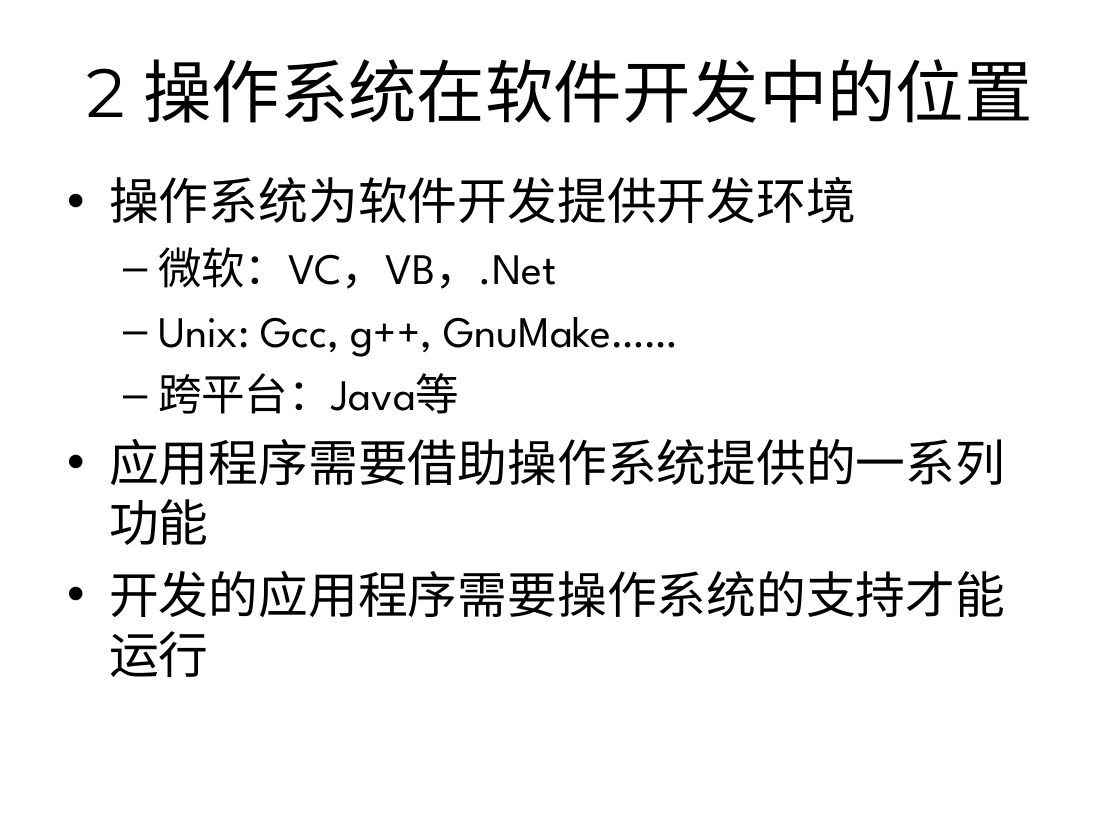
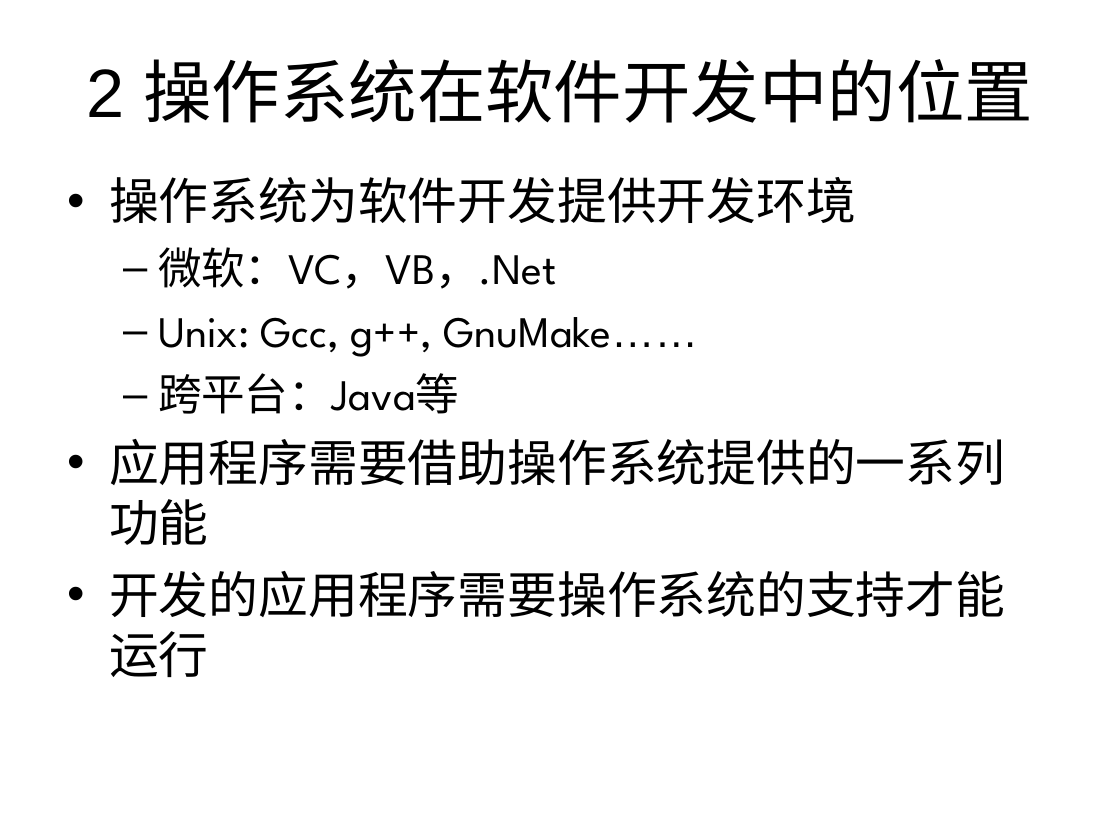
Before and after one commit to origin2007/computer_system, a slide deck: slide 12 of 机电系统软件设计方法-04操作系统.ppt. Drawn at 1120x840 pixels with LibreOffice and Linux fonts; fonts in the diff are those of the drawing; background and template pictures are left out. Boxes give left, top, right and bottom in pixels: in the first picture for what was removed or moved away, otherwise in the second. Text is boxed around its words. In the diff, an @@ line names an element or a change of style, - is before the commit and + after.

```diff
--- a/机电系统软件设计方法-04操作系统.ppt
+++ b/机电系统软件设计方法-04操作系统.ppt
@@ title "2 操作系统在软件开发中的位置" at box(86, 59, 1033, 123): font Montserrat to Arial @@
@@ text at box(158, 317, 698, 357): font League Spartan to Arial in "GnuMake……" @@
```
Also in this commit, not shown: 30 other slides changed, 4 other files.
